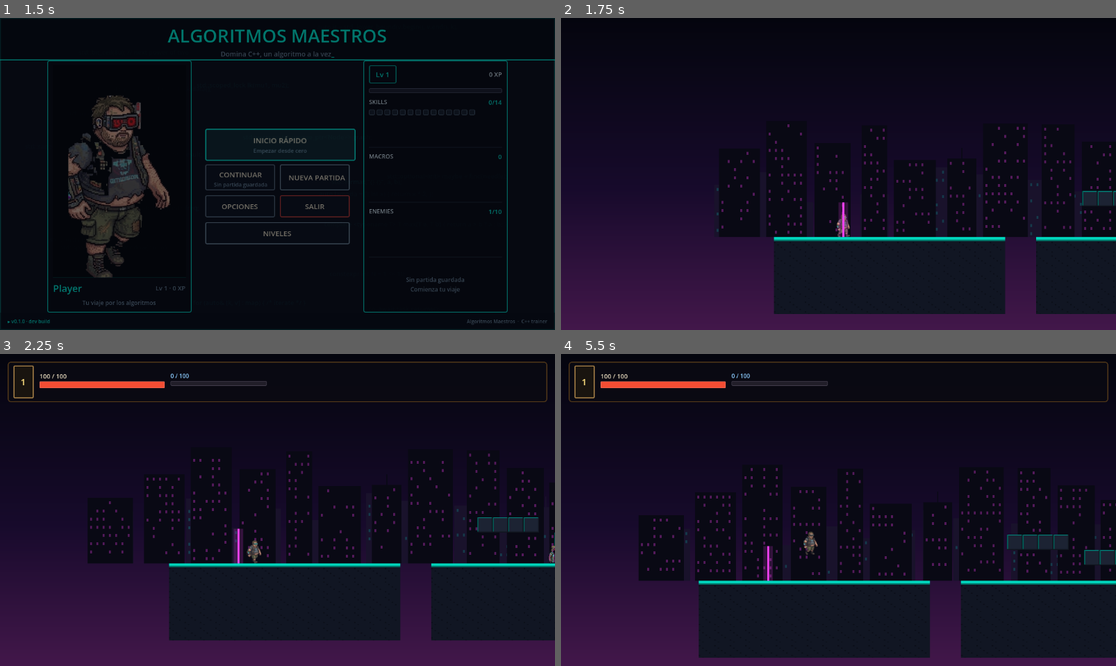
Above: before the commit, frames 1-4 (two rows, left to right).
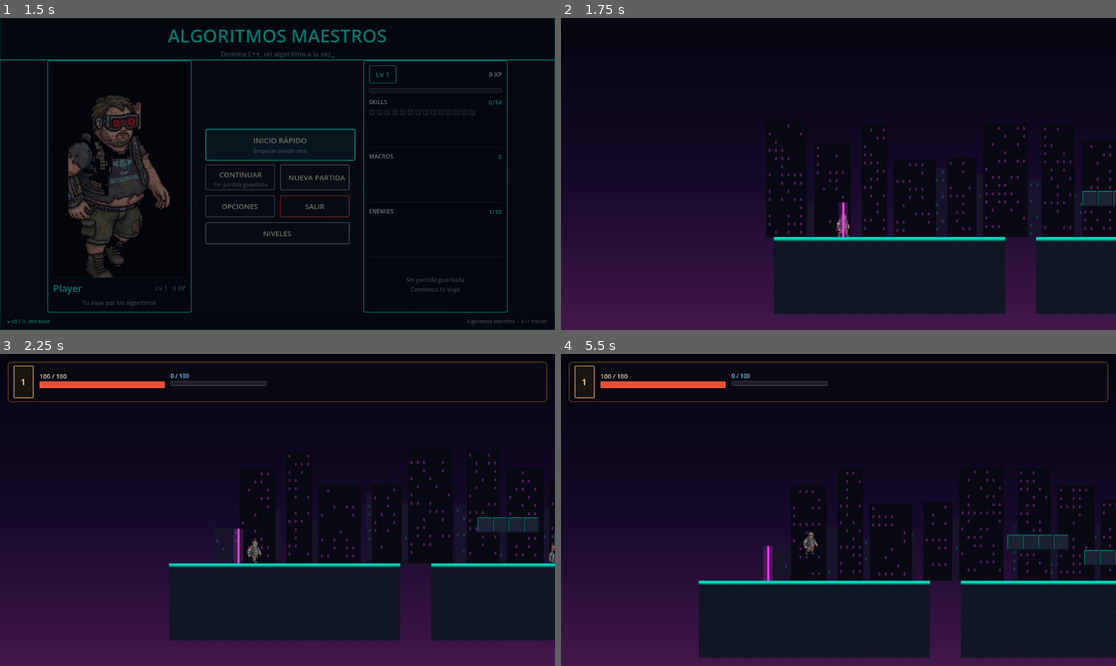
Above: after the commit, the same moments.

Repository: Javilonte/algoritmos-maestros
Game: Godot game, scene res://scenes/main_menu/main_menu.tscn
Two runs of this game, one before a commit and one after it. Both use one fixed random seed, a clock stepped at 60 frames per second and the inputs below.
Inputs (mouse positions are in pixels of both pictures, inside the frame that each line leads up to):
- Up to frame 1 (1.5 s): click (277, 142) at 0.5 s; click (283, 145) at 1.25 s
- Up to frame 2 (1.75 s): no input
- Up to frame 3 (2.25 s): tap Enter (ui_accept) at 2 s; move the mouse to (399, 494) at 2.02 s; hold D (move_right) from 2.03 s (still down); hold E (interact) from 2.03 s (still down); click (399, 494) at 2.17 s
- Up to frame 4 (5.5 s): tap Space (jump) at 2.27, 5.27 s; release D (move_right) at 2.75 s; release E (interact) at 2.75 s; drag from (727, 525) to (1060, 566) at 2.77 s; move the mouse to (894, 441) at 3.52 s; hold A (move_left) 3.53-4.25 s; hold E (interact) 3.53-4.25 s; drag from (810, 572) to (672, 463) at 4.27 s; move the mouse to (1005, 556) at 5.02 s; hold D (move_right) from 5.03 s (still down); hold E (interact) from 5.03 s (still down)

Frame 1 is identical in both runs. In frame 2, 1.0% of the frame differs, in the area x 28-36%, y 42-71%; in frame 3, 2.2%; in frame 4, 3.4%, in the area x 14-40%, y 36-73%.

Commit message:
fix(game): the skyline survives the camera, and the game says when a skill is ready
Two bugs from playing:

The enemies stayed locked after beating the first one. The gate IS the
skill tree: the XP has to be spent there, and nothing said so. Beating
the slime changed nothing the player could see, so the rest of the level
looked broken. Now, when a skill is affordable, the game says so — "SKILL
DISPONIBLE — Control de Flujo, abrí el árbol con `" — and the tree stays
the player's decision. The game announces, it does not unlock.

The buildings stopped appearing as you advanced. The skyline's culling
compared WORLD coordinates against the viewport width. The backdrop is a
child of the world and inherits the camera, so the moment the camera left
the origin every building was discarded: the district emptied halfway
through the level. The culling now works in screen space.

Both have guards, and the guards were checked with the bug still in
place: the skyline guard fails two asserts against the old culling and
passes with the new one (16/18 -> 18/18).

Diff:
--- a/scripts/_qa/level_01_guard.gd
+++ b/scripts/_qa/level_01_guard.gd
@@ -185,6 +185,22 @@
 			unlocked = true
 			break
 	_check(unlocked, "the player can unlock a skill with the XP they earned")
+	# ponytail: el juego tiene que AVISAR que hay un skill pagable. Sin el
+	# aviso, ganarle al primer enemigo no hace nada visible: los demas
+	# siguen dormidos y el jugador no entiende por que.
+	var toast_found: bool = false
+	var toast_text: String = ""
+	for child in world.get_children():
+		if not child.has_method("show_message") or not child.visible:
+			continue
+		var text := String(child.get_node("Panel/Label").text)
+		if text.contains("SKILL"):
+			toast_found = true
+			toast_text = text
+			break
+	_check(toast_found, "the game tells the player that a skill is available")
+	_check(toast_text.contains("SKILL"),
+		"the notice says there is a skill to unlock (%s)" % toast_text)
 	await get_tree().process_frame
 	var ogre_after: Node = _find_enemy(spawned, "ogro_bucle")
 	_check(ogre_after != null and not bool(ogre_after.get("locked")),
--- a/scripts/_qa/platformer_guard.gd
+++ b/scripts/_qa/platformer_guard.gd
@@ -24,6 +24,24 @@
 	call_deferred("_run")
 
 
+## El skyline del distrito tiene que verse a lo largo de todo el nivel.
+## ponytail: el culling comparaba coordenadas de MUNDO contra el ancho de
+## la viewport, asi que en cuanto la camara salia del origen se descartaba
+## todo el skyline. Se comprueba moviendo la camara.
+func _check_skyline(world: Node) -> void:
+	var city := world.get_node_or_null("City")
+	_check(city != null, "the world has the city backdrop")
+	if city == null:
+		return
+	_check(int(city.call("visible_count")) > 0, "the skyline has buildings at the start")
+	city.set("_cam_x", 3000.0)
+	_check(int(city.call("visible_count")) > 0,
+		"the skyline still has buildings 3000 px from the origin")
+	city.set("_cam_x", 8000.0)
+	_check(int(city.call("visible_count")) > 0,
+		"the skyline still has buildings at the end of the level")
+
+
 func _check(condition: bool, label: String) -> void:
 	if condition:
 		_passed.append(label)
@@ -43,6 +61,7 @@
 	var battle: Node = world.get_node("Battle")
 
 	_check(ground.tile_set != null, "the world builds a TileSet")
+	_check_skyline(world)
 	_check(ground.get_used_cells().size() > 50,
 		"the level paints tiles (%d)" % ground.get_used_cells().size())
 	_check(world.get_node("Entities").get_child_count() >= 2,
--- a/scripts/gameplay/skill_tree.gd
+++ b/scripts/gameplay/skill_tree.gd
@@ -220,6 +220,25 @@
 			return false
 	return true
 
+## El skill bloqueado mas barato que el jugador ya puede pagar, o "" si
+## no hay ninguno.
+##
+## ponytail: sin esto, ganarle al primer enemigo no hacia NADA visible:
+## los siguientes seguian bloqueados y el juego no decia por que. La
+## respuesta es "abri el arbol y gastalo", y el juego tiene que decirlo.
+func first_affordable_skill() -> StringName:
+	var best: StringName = &""
+	var best_cost: int = 1 << 30
+	for skill_id in skills.keys():
+		if not can_unlock(skill_id):
+			continue
+		var node: SkillNode = skills[skill_id]
+		if node.cost_xp < best_cost:
+			best_cost = node.cost_xp
+			best = skill_id
+	return best
+
+
 func try_unlock(skill_id: StringName) -> bool:
 	if not can_unlock(skill_id):
 		var reason := "requirements not met"
--- a/scripts/platformer/city_backdrop.gd
+++ b/scripts/platformer/city_backdrop.gd
@@ -75,17 +75,41 @@
 
 
 func _draw() -> void:
+	for layer in _layers:
+		for item in _visible(layer):
+			_draw_building(item["building"], item["x"], layer)
+
+
+## Los edificios de una capa que entran en pantalla, con su x en mundo.
+##
+## ponytail: el culling va en ESPACIO DE PANTALLA. El backdrop es hijo del
+## mundo y hereda la camara, asi que su x esta en coordenadas de mundo;
+## compararlo contra el ancho de la viewport descartaba TODOS los
+## edificios en cuanto la camara salia del origen y el skyline
+## desaparecia a media partida.
+func _visible(layer: Dictionary) -> Array:
 	var view: Vector2 = get_viewport_rect().size
+	var factor: float = float(layer["factor"])
+	# El fondo se mueve MÁS LENTO que la cámara: se compensa con el
+	# factor (1 - f) sobre la posición de dibujo.
+	var offset: float = _cam_x * (1.0 - factor)
+	var out: Array = []
+	for building in layer["buildings"]:
+		var bx: float = float(building["x"]) + offset
+		var screen_x: float = bx - _cam_x
+		if screen_x + float(building["w"]) < -80.0 or screen_x > view.x + 80.0:
+			continue
+		out.append({"building": building, "x": bx})
+	return out
+
+
+## Cuantos edificios se ven ahora. Lo usa el guard: con la camara en el
+## origen habia Buildings, pero al avanzar desaparecian todos.
+func visible_count() -> int:
+	var count: int = 0
 	for layer in _layers:
-		var factor: float = float(layer["factor"])
-		# El fondo se mueve MÁS LENTO que la cámara: se compensa con el
-		# factor (1 - f) sobre la posición de dibujo.
-		var offset: float = _cam_x * (1.0 - factor)
-		for building in layer["buildings"]:
-			var bx: float = float(building["x"]) + offset
-			if bx + float(building["w"]) < -80.0 or bx > view.x + 80.0:
-				continue
-			_draw_building(building, bx, layer)
+		count += _visible(layer).size()
+	return count
 
 
 func _draw_building(building: Dictionary, bx: float, layer: Dictionary) -> void:
--- a/scripts/platformer/platformer_world.gd
+++ b/scripts/platformer/platformer_world.gd
@@ -69,6 +69,30 @@
 	# forma de saber que un enemigo es dificil porque es dificil o porque
 	# el concepto no se enseno.
 	PlayLog.begin_level(_resolve_level_id())
+	# ponytail: ganarle al primer enemigo no hacia nada visible si los
+	# siguientes siguen bloqueados. El gate es el ARBOL de skills: la XP
+	# hay que gastarla ahi. El juego lo dice cuando hay algo pagable.
+	if not SkillTree.xp_changed.is_connected(_on_xp_changed_hint):
+		SkillTree.xp_changed.connect(_on_xp_changed_hint)
+
+
+## Avisa que hay un skill esperando. Sin esto el jugador derrota al
+## primer enemigo, ve que los demas siguen dormidos y no entiende por que.
+func _on_xp_changed_hint(_current_xp: int, _to_next: int) -> void:
+	var skill_id: StringName = SkillTree.first_affordable_skill()
+	if skill_id == &"":
+		return
+	var info: Dictionary = SkillTree.skill_info(skill_id)
+	var skill_name: String = String(info.get("name", ""))
+	if skill_name.is_empty():
+		return
+	var toast_scene: PackedScene = load("res://scenes/ui/level_up_toast.tscn") as PackedScene
+	if toast_scene == null:
+		return
+	var toast := toast_scene.instantiate()
+	add_child(toast)
+	if toast.has_method("show_message"):
+		toast.call("show_message", "SKILL DISPONIBLE", "%s — abrí el arbol con `" % skill_name)
 
 
 func _exit_tree() -> void:
--- a/scripts/ui/level_up_toast.gd
+++ b/scripts/ui/level_up_toast.gd
@@ -41,6 +41,25 @@
 	show_level(new_level)
 
 
+## Public entry point: un mensaje cualquiera (no un leveling).
+func show_message(title: String, subtitle: String) -> void:
+	if _fade_tween != null and _fade_tween.is_valid():
+		_fade_tween.kill()
+	_label.text = title
+	_level_label.text = subtitle
+	visible = true
+	_panel.modulate = Color(1, 1, 1, 0)
+	_panel.scale = Vector2(0.8, 0.8)
+	_fade_tween = create_tween()
+	_fade_tween.set_parallel(true)
+	_fade_tween.tween_property(self, "modulate:a", 1.0, SLIDE_IN_DURATION)
+	_fade_tween.tween_property(_panel, "scale", Vector2.ONE, SLIDE_IN_DURATION)\
+		.set_trans(Tween.TRANS_BACK).set_ease(Tween.EASE_OUT)
+	_fade_tween.chain().tween_interval(SHOW_DURATION)
+	_fade_tween.chain().tween_property(self, "modulate:a", 0.0, FADE_OUT_DURATION)
+	_fade_tween.chain().tween_callback(queue_free)
+
+
 ## Public entry point. Slides the banner in, holds, then fades out.
 func show_level(new_level: int) -> void:
 	if _fade_tween != null and _fade_tween.is_valid():
Not shown, changed: odd/tasks/learning-path-and-difficulty.md
